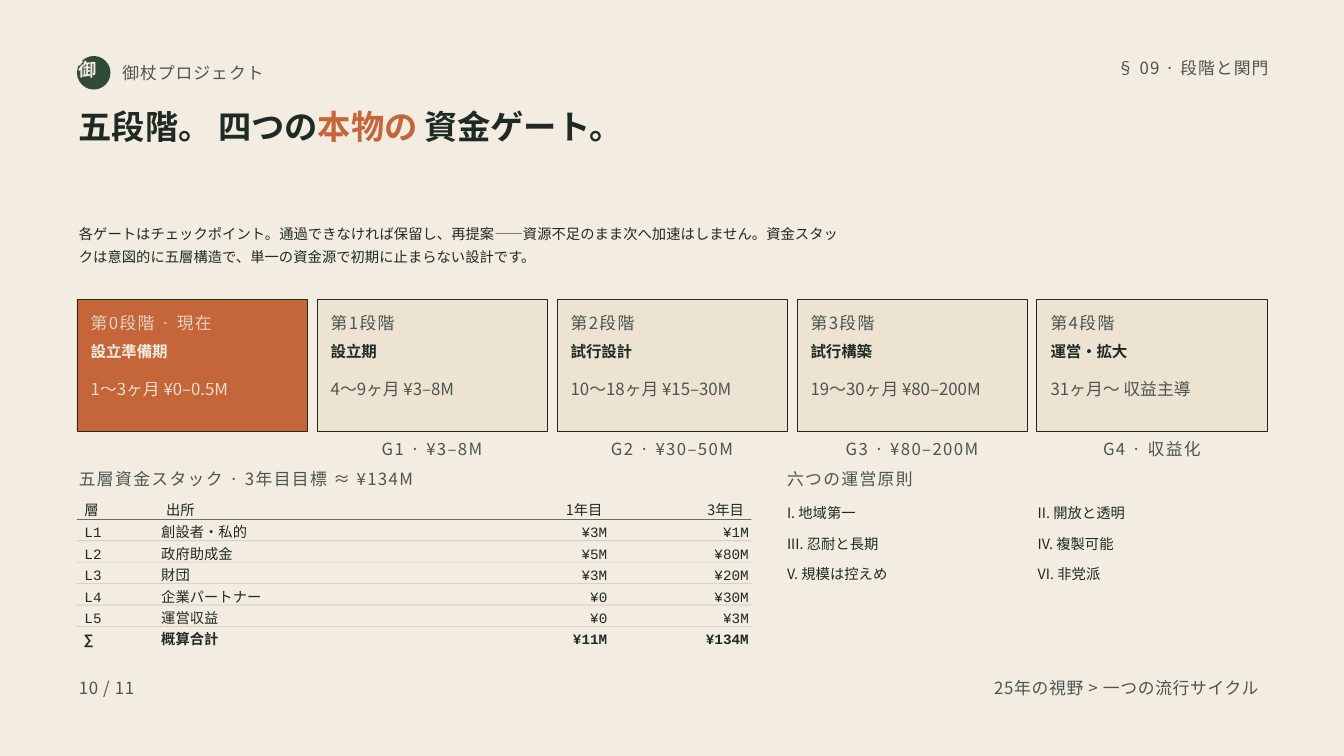
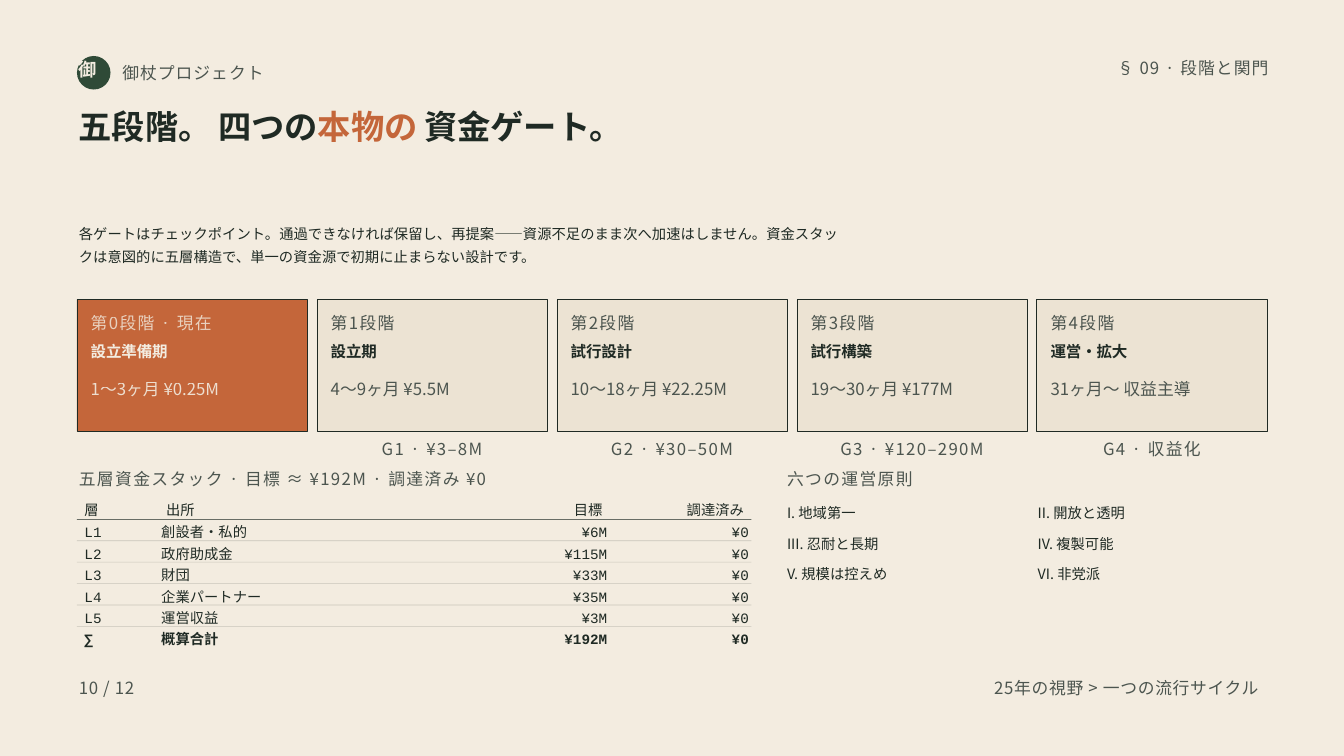
Before and after one commit to robouden/mitsue-ai-data-center, a slide deck: slide 10 of decks/Mitsue Project Presentation - 日本語.pptx. Drawn at 1344x756 pixels with LibreOffice and Linux fonts; fonts in the diff are those of the drawing. Boxes give left, top, right and bottom in pixels: in the first picture for what was removed or moved away, otherwise in the second. Text is boxed around its words. In the diff, an @@ line names an element or a change of style, - is before the commit and + after.

```diff
--- a/decks/Mitsue Project Presentation - 日本語.pptx
+++ b/decks/Mitsue Project Presentation - 日本語.pptx
@@ text at (91,382,220,396): text changed @@
-1〜3ヶ月 ¥0–0.5M
+1〜3ヶ月 ¥0.25M
@@ text at (331,382,449,397): text changed @@
-4〜9ヶ月 ¥3–8M
+4〜9ヶ月 ¥5.5M
@@ text at (571,382,727,397): text changed @@
-10〜18ヶ月 ¥15–30M
+10〜18ヶ月 ¥22.25M
@@ text at (811,382,953,397): text changed @@
-19〜30ヶ月 ¥80–200M
+19〜30ヶ月 ¥177M
@@ text at (840,442,984,455): text changed @@
-G3 · ¥80–200M
+G3 · ¥120–290M
@@ text at (79,471,486,487): text changed @@
-五層資金スタック · 3年目目標 ≈ ¥134M
+五層資金スタック · 目標 ≈ ¥192M · 調達済み ¥0
@@ text at (574,503,603,520): text changed @@
-1年目
+目標
@@ text at (687,503,744,520): text changed @@
-3年目
+調達済み
@@ text at (582,527,608,537): text changed @@
-¥3M
+¥6M
@@ text at (732,527,749,537): text changed @@
-¥1M
+¥0
@@ text at (564,549,607,559): text changed @@
-¥5M
+¥115M
@@ text at (732,549,749,559): text changed @@
-¥80M
+¥0
@@ text added at (573,570,607,580), 15.3 pt, text #1F2A24 @@
+¥33M
@@ text added at (573,592,607,602), 15.3 pt, text #1F2A24 @@
+¥35M
@@ text "¥0": place and size @@
-text "¥0" at (590,592,607,602)
+text "¥0" at (732,592,749,602)
@@ text removed at (714,592,748,602) @@
-¥30M
@@ text at (732,570,749,580): text changed @@
-¥20M
+¥0
@@ text "¥3M": place and size @@
-text "¥3M" at (582,570,608,580)
+text "¥3M" at (582,613,608,623)
@@ text "¥0": place and size @@
-text "¥0" at (590,613,607,623)
+text "¥0" at (732,613,749,623)
@@ text removed at (723,613,749,623) @@
-¥3M
@@ text at (564,634,607,644): text changed @@
-¥11M
+¥192M
@@ text at (732,634,749,644): text changed @@
-¥134M
+¥0
@@ text at (79,681,134,694): text changed @@
-10 / 11
+10 / 12
```
Also in this commit, not shown: 11 other slides changed, 1 other file.
